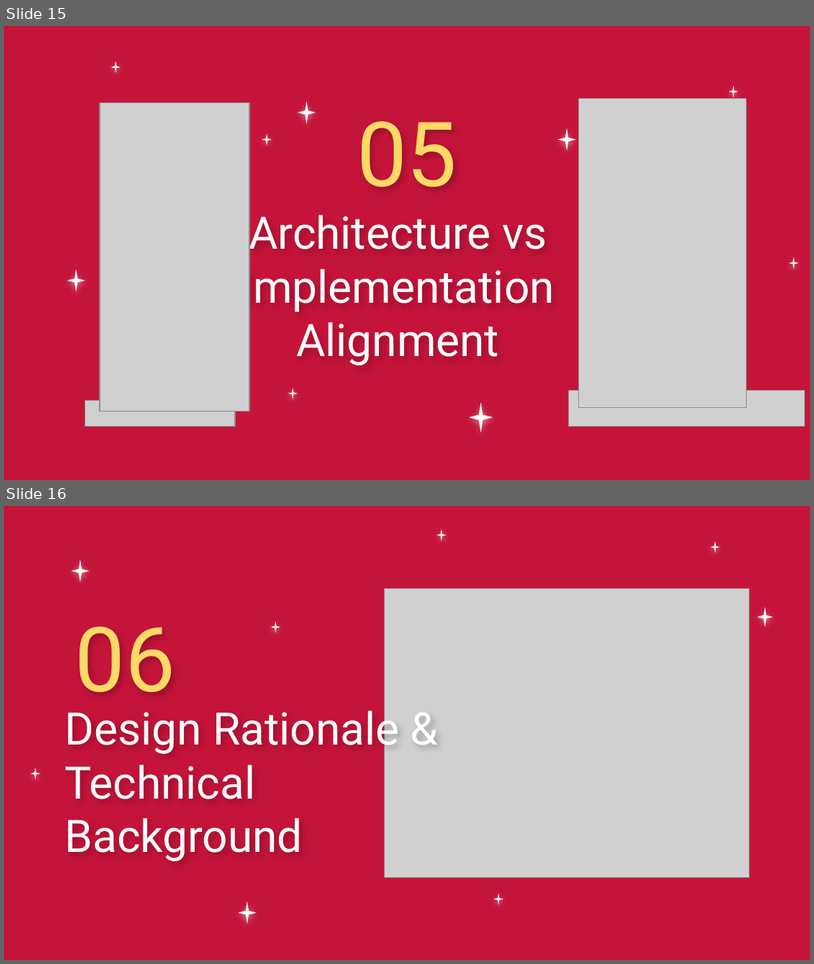
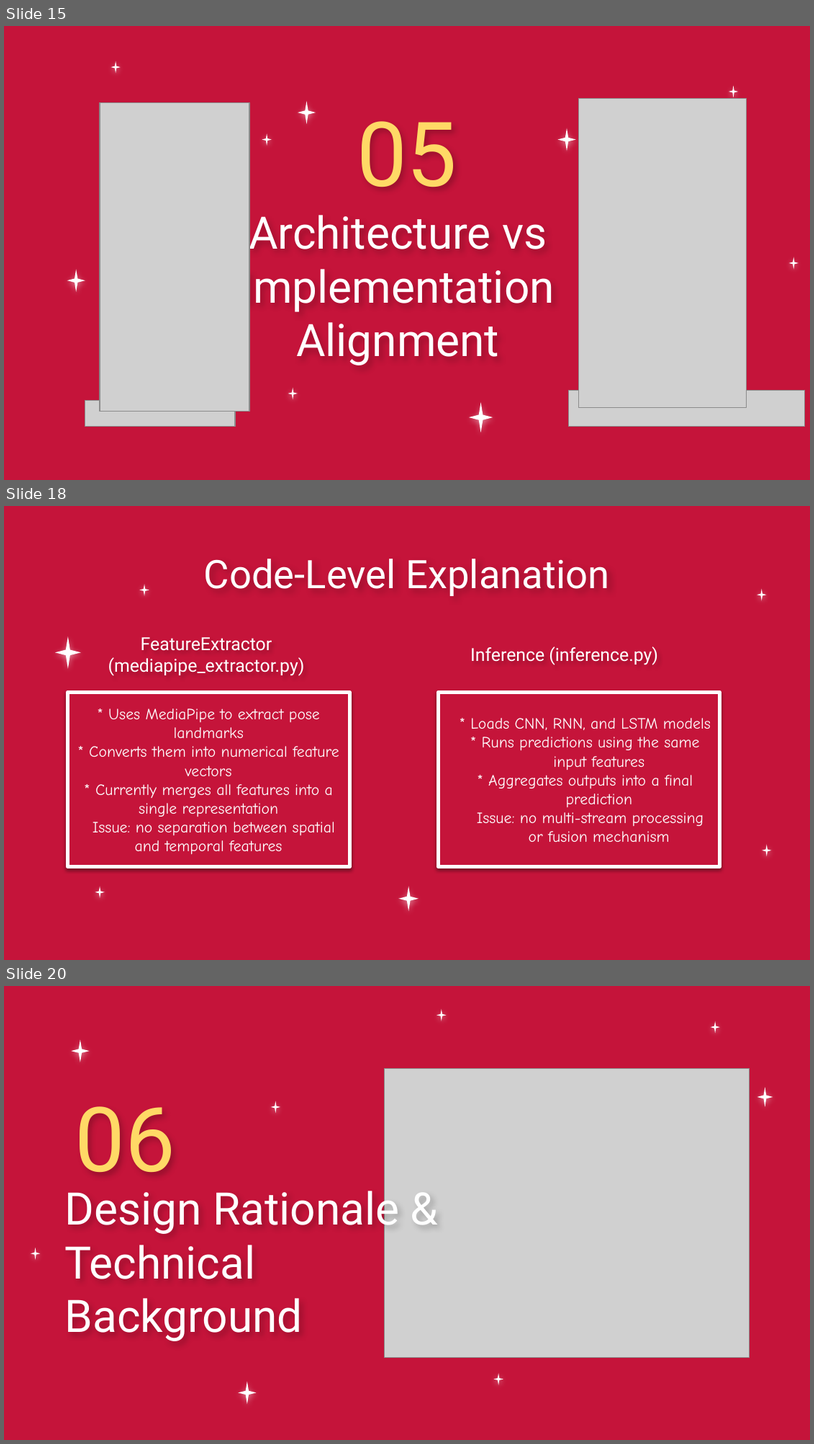
Before and after one commit to MiraPhilip12/Graduation_Project_ESLSCA, a slide deck: Milestone 4/Graduation_Project_Milestone4.pptx. Shown one above the other, each under a label of ours: slides 15 and 16 before the commit, slides 15, 18 and 20 after it; the slides between them are not shown. The pictures are 814x964 and 814x1444 pixels, drawn with LibreOffice and Linux fonts; fonts in the diff are those of the drawing; grey boxes stand for pictures; background and template pictures are left out. Boxes give left, top, right and bottom in pixels: in the first picture for what was removed or moved away, otherwise in the second. Text is boxed around its words. In the diff, an @@ line names an element or a change of style, - is before the commit and + after.

```diff
--- a/Milestone 4/Graduation_Project_Milestone4.pptx
+++ b/Milestone 4/Graduation_Project_Milestone4.pptx
@@ slide 18 added at [4,506,810,960], background picture (left out) @@
@@ title added at [204,559,610,596], 35 pt, text #FFFFFF @@
+Code-Level Explanation
@@ subtitle added at [108,637,305,676], 16 pt, text #FFFFFF @@
+FeatureExtractor (mediapipe_extractor.py)
@@ subtitle added at [471,646,658,665], 16 pt, text #FFFFFF @@
+Inference (inference.py)
@@ subtitle added at [89,708,339,854], 14 pt, text #FFFFFF @@
+* Uses MediaPipe to extract pose landmarks
+* Converts them into numerical feature vectors
+* Currently merges all features into a single representation
+Issue: no separation between spatial and temporal features
@@ subtitle added at [471,718,711,842], 14 pt, text #FFFFFF @@
+* Loads CNN, RNN, and LSTM models
+* Runs predictions using the same input features
+* Aggregates outputs into a final prediction
+Issue: no multi-stream processing or fusion mechanism
@@ group added at [55,584,772,911]: 8 stars @@
@@ what was slide 16 is now slide 20 @@
```
Also in this commit, not shown: 3 other slides added, 7 slides removed.
